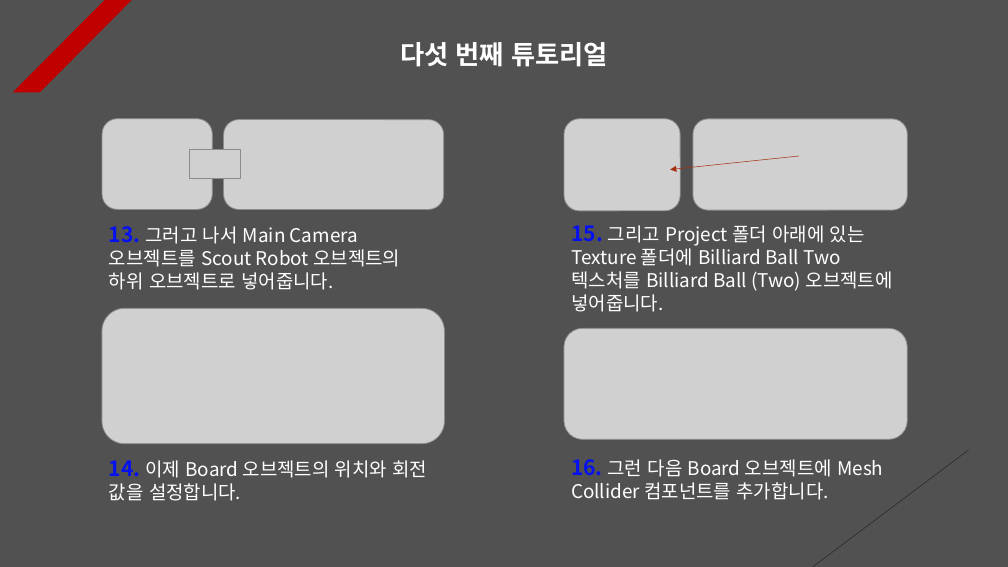
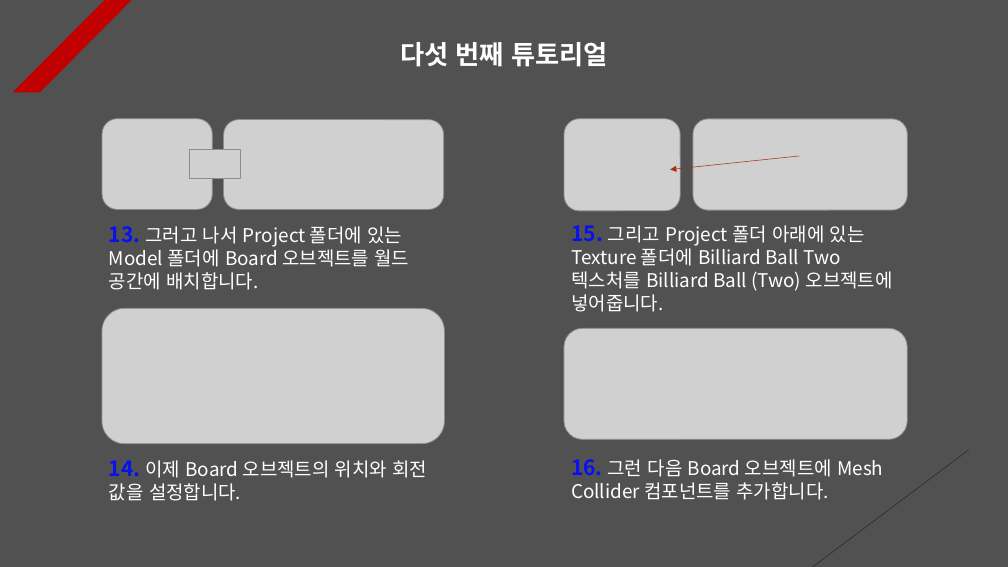
Before and after one commit to Unity2033/3D-UnityEngine, a slide deck: slide 5 of Assets/Physics/PPT Data/Physics Example.pptx. Drawn at 1008x567 pixels with LibreOffice and Linux fonts; fonts in the diff are those of the drawing; grey boxes stand for pictures. Boxes give left, top, right and bottom in pixels: in the first picture for what was removed or moved away, otherwise in the second. Text is boxed around its words. In the diff, an @@ line names an element or a change of style, - is before the commit and + after.

```diff
--- a/Assets/Physics/PPT Data/Physics Example.pptx
+++ b/Assets/Physics/PPT Data/Physics Example.pptx
@@ text at box(109, 226, 410, 290): text changed @@
-13. 그러고 나서 Main Camera 오브젝트를 Scout Robot 오브젝트의 하위 오브젝트로 넣어줍니다.
+13. 그러고 나서 Project 폴더에 있는 Model 폴더에 Board 오브젝트를 월드 공간에 배치합니다.
```
Also in this commit, not shown: 1 slide added, 54 other files.
